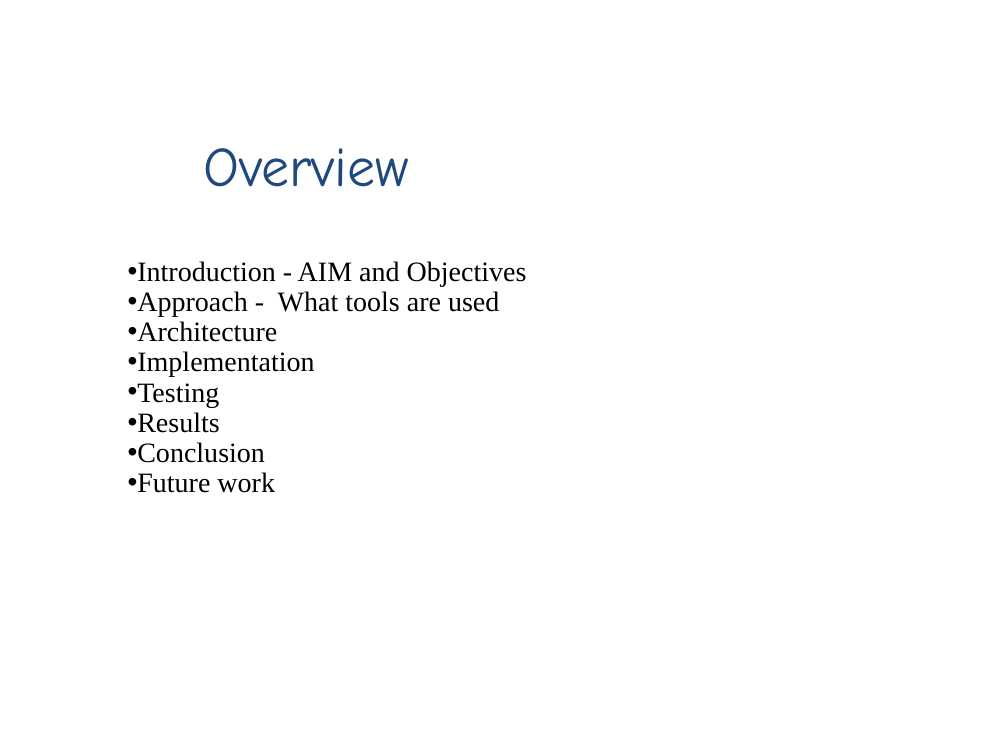
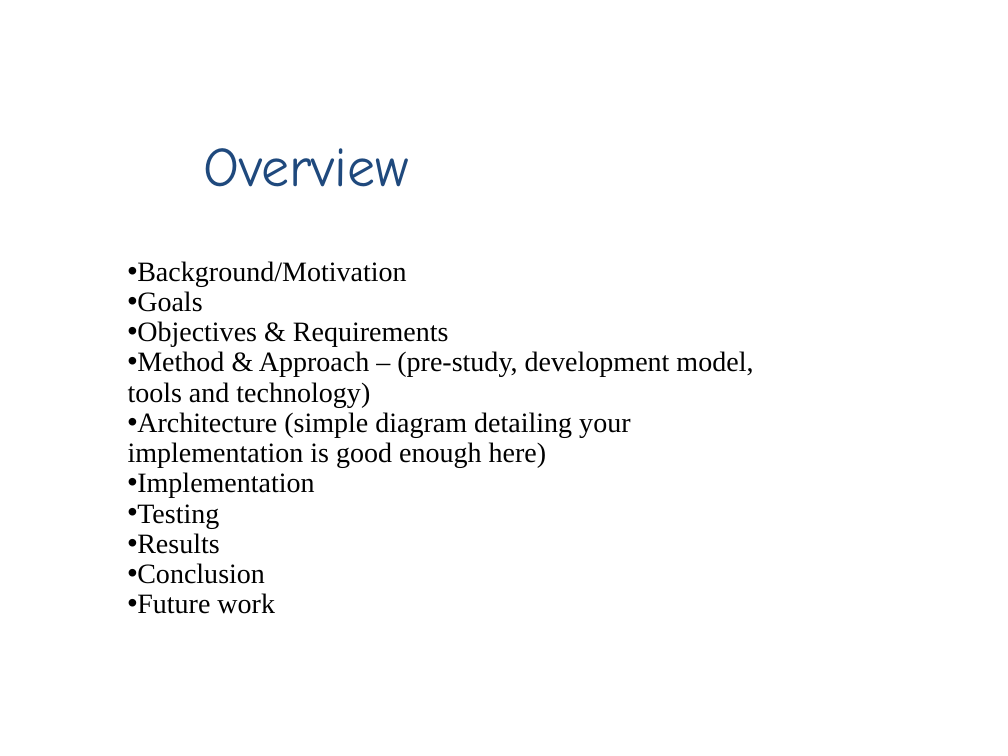
Before and after one commit to iernie/Costumer-Driven-Project, a slide deck: slide 2 of report/DesignReport/Presentation1.pptx. Drawn at 1008x756 pixels with LibreOffice and Linux fonts; fonts in the diff are those of the drawing; background and template pictures are left out. Boxes give left, top, right and bottom in pixels: in the first picture for what was removed or moved away, otherwise in the second. Text is boxed around its words. In the diff, an @@ line names an element or a change of style, - is before the commit and + after.

```diff
--- a/report/DesignReport/Presentation1.pptx
+++ b/report/DesignReport/Presentation1.pptx
@@ text at box(128, 261, 753, 468): text changed @@
-• Introduction - AIM and Objectives
-• Approach - What tools are used
-• Architecture
+• Background/Motivation
+• Goals
+• Objectives & Requirements
+• Method & Approach – (pre-study, development model, tools and technology)
+• Architecture (simple diagram detailing your implementation is good enough here)
```
Also in this commit, not shown: 2 other slides changed, 5 slides added, 3 slides removed, 1 other file.
